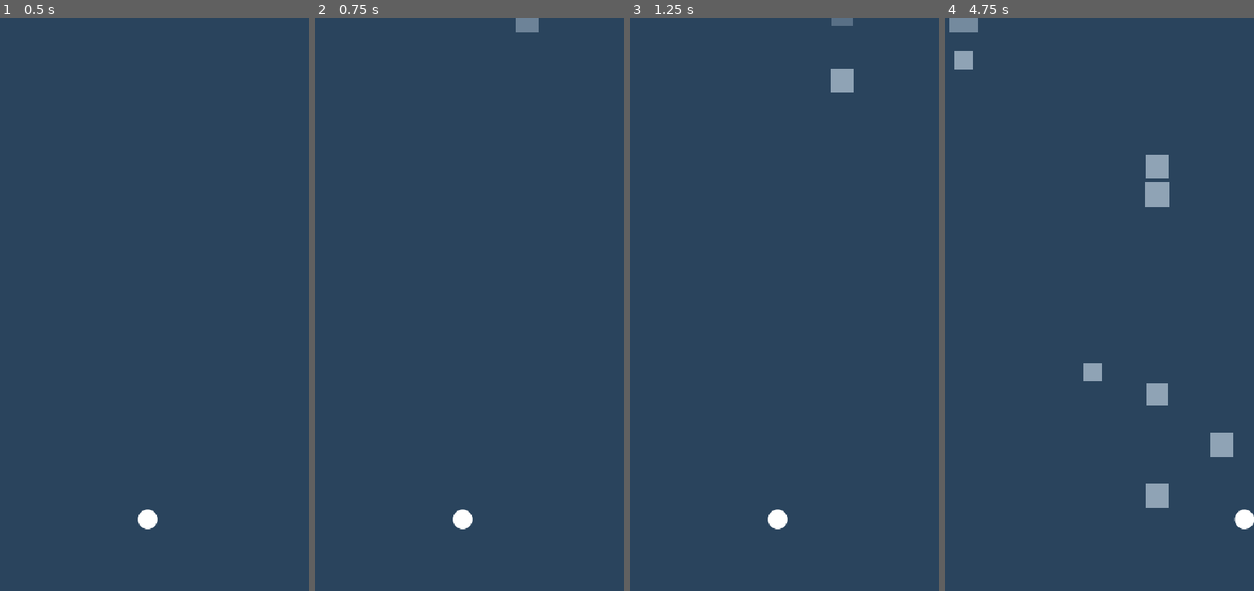
Above: before the commit, frames 1-4 (left to right).
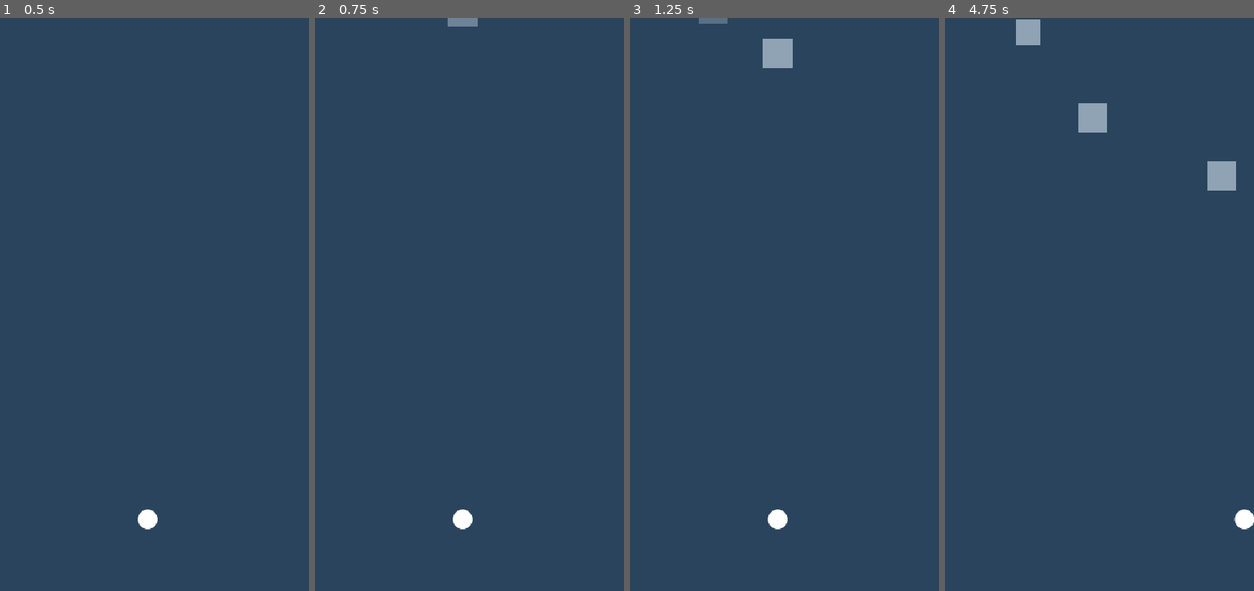
Above: after the commit, the same moments.

Repository: Coleryn/Slipstream
Game: Godot game, scene res://scenes/Main.tscn
The game is run twice, just before and just after one commit, with the same random seed, the same clock (stepped at 60 frames per second) and the same inputs.
Inputs (mouse positions are in pixels of both pictures, inside the frame that each line leads up to):
- Up to frame 1 (0.5 s): no input
- Up to frame 2 (0.75 s): tap Enter at 0.5 s; move the mouse to (534, 275) at 0.52 s; click (534, 275) at 0.67 s
- Up to frame 3 (1.25 s): no input
- Up to frame 4 (4.75 s): drag from (1028, 333) to (1158, 81) at 1.27 s; move the mouse to (1124, 178) at 2.02 s; click (1124, 178) at 2.17 s; drag from (1077, 419) to (1158, 178) at 2.77 s; move the mouse to (1189, 390) at 3.52 s; click (1189, 390) at 3.67 s; drag from (994, 218) to (1223, 373) at 4.27 s

Frame 1 is identical in both runs. In frame 2, 0.3% of the frame differs, in the area x 42-73%, y 0-3%; in frame 3, 1.0%; in frame 4, 3.5%, in the area x 1-95%, y 0-86%.

Commit message:
M5: square-vs-square crashes with slow-mo, shake, square particles and score popup

Diff:
--- a/scenes/Main.tscn
+++ b/scenes/Main.tscn
@@ -1,14 +1,15 @@
-[gd_scene load_steps=8 format=3]
+[gd_scene load_steps=9 format=3]
 
 [ext_resource type="Script" path="res://scripts/Main.gd" id="1_main"]
 [ext_resource type="PackedScene" path="res://scenes/Spawner.tscn" id="2_spawner"]
 [ext_resource type="PackedScene" path="res://scenes/Player.tscn" id="3_player"]
 [ext_resource type="Script" path="res://scripts/Burst.gd" id="4_burst"]
-[ext_resource type="PackedScene" path="res://scenes/GameOver.tscn" id="5_game_over"]
-[ext_resource type="Script" path="res://scripts/FeedbackConfig.gd" id="6_feedback"]
+[ext_resource type="Script" path="res://scripts/Popups.gd" id="5_popups"]
+[ext_resource type="PackedScene" path="res://scenes/GameOver.tscn" id="6_game_over"]
+[ext_resource type="Script" path="res://scripts/FeedbackConfig.gd" id="7_feedback"]
 
 [sub_resource type="Resource" id="Resource_feedback"]
-script = ExtResource("6_feedback")
+script = ExtResource("7_feedback")
 
 [node name="Main" type="Node2D"]
 script = ExtResource("1_main")
@@ -24,4 +25,7 @@
 [node name="Burst" type="Node2D" parent="."]
 script = ExtResource("4_burst")
 
-[node name="GameOver" parent="." instance=ExtResource("5_game_over")]
+[node name="Popups" type="Node2D" parent="."]
+script = ExtResource("5_popups")
+
+[node name="GameOver" parent="." instance=ExtResource("6_game_over")]
--- a/scenes/Square.tscn
+++ b/scenes/Square.tscn
@@ -8,7 +8,7 @@
 
 [node name="Square" type="Area2D"]
 collision_layer = 2
-collision_mask = 0
+collision_mask = 2
 script = ExtResource("1_square")
 
 [node name="CollisionShape2D" type="CollisionShape2D" parent="."]
--- a/scripts/FeedbackConfig.gd
+++ b/scripts/FeedbackConfig.gd
@@ -7,6 +7,12 @@
 @export var shake_enabled: bool = true
 @export_range(0.05, 1.0, 0.01) var shake_duration: float = 0.28
 @export_range(0.0, 24.0, 0.5) var shake_strength: float = 7.0
+@export_range(0.05, 1.0, 0.01) var crash_shake_duration: float = 0.16
+@export_range(0.0, 16.0, 0.5) var crash_shake_strength: float = 3.5
+
+@export_group("Slow motion")
+@export_range(0.05, 1.0, 0.01) var slowmo_scale: float = 0.35
+@export_range(0.05, 1.0, 0.01) var slowmo_duration: float = 0.25
 
 @export_group("Player death")
 @export_range(0.0, 0.5, 0.01) var freeze_frame: float = 0.1
@@ -16,6 +22,13 @@
 @export_range(2.0, 24.0, 1.0) var particle_size: float = 8.0
 @export_range(0.05, 1.0, 0.01) var particle_lifetime: float = 0.38
 
+@export_group("Crash")
+@export_range(0, 32, 1) var crash_particles: int = 8
+@export_range(0.0, 400.0, 10.0) var crash_particle_speed: float = 130.0
+@export_range(0.05, 1.5, 0.01) var popup_lifetime: float = 0.55
+@export_range(0.0, 200.0, 2.0) var popup_rise: float = 46.0
+@export_range(12, 48, 1) var popup_font_size: int = 32
+
 @export_group("Game over UI")
 @export_range(0.0, 0.5, 0.01) var ui_delay: float = 0.12
 @export_range(0.05, 1.0, 0.01) var ui_fade_time: float = 0.2
--- a/scripts/Main.gd
+++ b/scripts/Main.gd
@@ -1,18 +1,23 @@
 extends Node2D
 
-## Root of the game. Owns the run: score ticking, death sequence, restart.
+## Root of the game. Owns the run: score ticking, crashes, death, restart.
 
 @export var feedback: FeedbackConfig
+@export_range(1, 500, 1) var crash_bonus: int = 50
 
 @onready var _camera: Camera2D = $Camera
 @onready var _spawner: Spawner = $Spawner
 @onready var _player: Player = $Player
 @onready var _burst: Burst = $Burst
+@onready var _popups: Popups = $Popups
 @onready var _game_over: GameOver = $GameOver
 
 var _dead: bool = false
 var _score_accumulator: float = 0.0
 var _shake_left: float = 0.0
+var _shake_total: float = 0.0
+var _shake_strength: float = 0.0
+var _slowmo_token: int = 0
 var _death_token: int = 0
 
 
@@ -21,6 +26,7 @@
 		feedback = FeedbackConfig.new()
 	GameState.reset()
 	_player.died.connect(_on_player_died)
+	_spawner.squares_crashed.connect(_on_squares_crashed)
 	_game_over.restart_pressed.connect(_restart)
 
 
@@ -34,11 +40,28 @@
 	draw_rect(Rect2(Vector2.ZERO, get_viewport_rect().size), Palette.BACKGROUND)
 
 
+func _on_squares_crashed(first: Square, second: Square) -> void:
+	if _dead:
+		return
+	var first_color: Color = first.get_draw_color()
+	var second_color: Color = second.get_draw_color()
+	var first_position: Vector2 = first.position
+	var second_position: Vector2 = second.position
+	var impact: Vector2 = (first_position + second_position) * 0.5
+	GameState.score += crash_bonus
+	_burst.emit_burst(first_position, first_color, feedback.crash_particles, feedback.crash_particle_speed, feedback.particle_size, feedback.particle_lifetime)
+	_burst.emit_burst(second_position, second_color, feedback.crash_particles, feedback.crash_particle_speed, feedback.particle_size, feedback.particle_lifetime)
+	_popups.show_text(impact, "+%d" % crash_bonus, feedback.popup_rise, feedback.popup_lifetime, feedback.popup_font_size)
+	_start_shake(feedback.crash_shake_duration, feedback.crash_shake_strength)
+	_start_slowmo()
+
+
 func _on_player_died() -> void:
 	if _dead:
 		return
 	_dead = true
 	_death_token += 1
+	_slowmo_token += 1
 	_spawner.freeze_all()
 	_player.play_death(feedback.player_shrink_time)
 	_burst.emit_burst(_player.position, Palette.PLAYER, feedback.death_particles, feedback.particle_speed, feedback.particle_size, feedback.particle_lifetime)
@@ -52,15 +75,26 @@
 	if token != _death_token:
 		return
 	Engine.time_scale = 1.0
-	_shake_left = feedback.shake_duration
+	_start_shake(feedback.shake_duration, feedback.shake_strength)
 	await get_tree().create_timer(feedback.ui_delay, true, false, true).timeout
 	if token != _death_token:
 		return
 	_game_over.show_result(GameState.score, GameState.high_score, feedback.ui_fade_time)
 
 
+func _start_slowmo() -> void:
+	_slowmo_token += 1
+	var token: int = _slowmo_token
+	Engine.time_scale = feedback.slowmo_scale
+	await get_tree().create_timer(feedback.slowmo_duration, true, false, true).timeout
+	if token != _slowmo_token:
+		return
+	Engine.time_scale = 1.0
+
+
 func _restart() -> void:
 	_death_token += 1
+	_slowmo_token += 1
 	Engine.time_scale = 1.0
 	_dead = false
 	_score_accumulator = 0.0
@@ -68,6 +102,7 @@
 	_camera.offset = Vector2.ZERO
 	_game_over.hide_result()
 	_burst.clear()
+	_popups.clear()
 	GameState.reset()
 	_spawner.reset()
 	_player.reset()
@@ -80,12 +115,20 @@
 		GameState.score += 1
 
 
+func _start_shake(duration: float, strength: float) -> void:
+	if not feedback.shake_enabled:
+		return
+	_shake_left = duration
+	_shake_total = maxf(duration, 0.001)
+	_shake_strength = strength
+
+
 func _update_shake(delta: float) -> void:
 	if _shake_left <= 0.0:
 		return
 	_shake_left = maxf(_shake_left - delta, 0.0)
-	if not feedback.shake_enabled or is_zero_approx(_shake_left):
+	if is_zero_approx(_shake_left):
 		_camera.offset = Vector2.ZERO
 		return
-	var falloff: float = _shake_left / maxf(feedback.shake_duration, 0.001)
-	_camera.offset = Vector2(randf_range(-1.0, 1.0), randf_range(-1.0, 1.0)) * feedback.shake_strength * falloff
+	var falloff: float = _shake_left / _shake_total
+	_camera.offset = Vector2(randf_range(-1.0, 1.0), randf_range(-1.0, 1.0)) * _shake_strength * falloff
--- /dev/null
+++ b/scripts/Popups.gd
@@ -0,0 +1,67 @@
+class_name Popups
+extends Node2D
+
+## Floating score text. Reused by every crash, no nodes are created per event.
+
+const FONT: Font = preload("res://assets/fonts/Nunito-Bold.ttf")
+
+var _texts: Array[String] = []
+var _positions: Array[Vector2] = []
+var _ages: Array[float] = []
+var _lives: Array[float] = []
+var _rises: Array[float] = []
+var _sizes: Array[int] = []
+
+
+func show_text(origin: Vector2, text: String, rise: float, lifetime: float, font_size: int) -> void:
+	_texts.append(text)
+	_positions.append(origin - global_position)
+	_ages.append(0.0)
+	_lives.append(maxf(lifetime, 0.05))
+	_rises.append(rise)
+	_sizes.append(font_size)
+	set_process(true)
+	queue_redraw()
+
+
+func clear() -> void:
+	_texts.clear()
+	_positions.clear()
+	_ages.clear()
+	_lives.clear()
+	_rises.clear()
+	_sizes.clear()
+	set_process(false)
+	queue_redraw()
+
+
+func _process(delta: float) -> void:
+	if _ages.is_empty():
+		set_process(false)
+		queue_redraw()
+		return
+	var i: int = _ages.size() - 1
+	while i >= 0:
+		_ages[i] += delta
+		if _ages[i] >= _lives[i]:
+			_remove_at(i)
+		i -= 1
+	queue_redraw()
+
+
+func _draw() -> void:
+	for i in _texts.size():
+		var t: float = clampf(_ages[i] / _lives[i], 0.0, 1.0)
+		var font_size: int = _sizes[i]
+		var width: float = FONT.get_string_size(_texts[i], HORIZONTAL_ALIGNMENT_LEFT, -1, font_size).x
+		var pos: Vector2 = _positions[i] + Vector2(-width * 0.5, -_rises[i] * t)
+		draw_string(FONT, pos, _texts[i], HORIZONTAL_ALIGNMENT_LEFT, -1, font_size, Color(Palette.TEXT, 1.0 - t * t))
+
+
+func _remove_at(index: int) -> void:
+	_texts.remove_at(index)
+	_positions.remove_at(index)
+	_ages.remove_at(index)
+	_lives.remove_at(index)
+	_rises.remove_at(index)
+	_sizes.remove_at(index)
--- a/scripts/Spawner.gd
+++ b/scripts/Spawner.gd
@@ -2,6 +2,8 @@
 extends Node2D
 
 ## Spawns squares from a pool, spread across vertical lanes.
+
+signal squares_crashed(first: Square, second: Square)
 
 const SQUARE_SCENE: PackedScene = preload("res://scenes/Square.tscn")
 
@@ -18,6 +20,11 @@
 @export_group("Timing")
 @export_range(0.1, 3.0, 0.05) var spawn_interval: float = 0.55
 @export_range(0.0, 1.0, 0.01) var interval_variation: float = 0.2
+
+@export_group("Crash setup")
+@export_range(0.0, 1.0, 0.01) var crash_chance: float = 0.25
+@export_range(20.0, 400.0, 5.0) var crash_speed_delta: float = 130.0
+@export_range(40.0, 400.0, 5.0) var crash_gap: float = 150.0
 
 var _pool: Array[Square] = []
 var _timer: float = 0.0
@@ -54,14 +61,44 @@
 
 
 func _spawn() -> void:
+	var lane_width: float = get_viewport_rect().size.x / float(lane_count)
+	var lane: int = randi_range(0, lane_count - 1)
+	var x: float = lane_width * (float(lane) + 0.5)
+	if randf() < crash_chance:
+		_spawn_crash_pair(x)
+	else:
+		_spawn_single(x)
+
+
+func _spawn_single(x: float) -> void:
 	var square: Square = _acquire()
 	if square == null:
 		return
 	var square_size: float = randf_range(minf(min_size, max_size), maxf(min_size, max_size))
-	var lane_width: float = get_viewport_rect().size.x / float(lane_count)
-	var lane: int = randi_range(0, lane_count - 1)
-	square.position = Vector2(lane_width * (float(lane) + 0.5), -square_size * 0.5 - spawn_margin)
-	square.activate(square_size, randf_range(minf(min_speed, max_speed), maxf(min_speed, max_speed)), Square.Type.NORMAL, Palette.SQUARE_NORMAL)
+	var square_speed: float = randf_range(minf(min_speed, max_speed), maxf(min_speed, max_speed))
+	_place(square, x, -square_size * 0.5 - spawn_margin, square_size, square_speed)
+
+
+func _spawn_crash_pair(x: float) -> void:
+	var slow: Square = _acquire()
+	if slow == null:
+		return
+	var fast: Square = _acquire()
+	if fast == null:
+		var fallback_size: float = randf_range(minf(min_size, max_size), maxf(min_size, max_size))
+		_place(slow, x, -fallback_size * 0.5 - spawn_margin, fallback_size, randf_range(minf(min_speed, max_speed), maxf(min_speed, max_speed)))
+		return
+	var slow_size: float = randf_range(minf(min_size, max_size), maxf(min_size, max_size))
+	var fast_size: float = randf_range(minf(min_size, max_size), maxf(min_size, max_size))
+	var slow_speed: float = randf_range(minf(min_speed, max_speed), maxf(min_speed, max_speed) * 0.6)
+	var slow_y: float = -slow_size * 0.5 - spawn_margin
+	_place(slow, x, slow_y, slow_size, slow_speed)
+	_place(fast, x, slow_y - crash_gap - fast_size * 0.5, fast_size, slow_speed + crash_speed_delta)
+
+
+func _place(square: Square, x: float, y: float, square_size: float, square_speed: float) -> void:
+	square.position = Vector2(x, y)
+	square.activate(square_size, square_speed, Square.Type.NORMAL, Palette.SQUARE_NORMAL)
 
 
 func _acquire() -> Square:
@@ -71,11 +108,28 @@
 	if square == null:
 		return null
 	square.escaped.connect(_recycle)
+	square.crashed.connect(_on_square_crashed)
 	add_child(square)
 	return square
 
 
+func _on_square_crashed(first: Square, second: Square) -> void:
+	if first == second:
+		return
+	if first.is_crashing() or second.is_crashing():
+		return
+	if not first.visible or not second.visible:
+		return
+	first.begin_crash()
+	second.begin_crash()
+	squares_crashed.emit(first, second)
+	_recycle(first)
+	_recycle(second)
+
+
 func _recycle(square: Square) -> void:
+	if not square.visible:
+		return
 	square.deactivate()
 	_pool.push_back(square)
 
--- a/scripts/Square.gd
+++ b/scripts/Square.gd
@@ -4,6 +4,7 @@
 ## A falling square. Driven entirely by the Spawner: pooled, reused, never freed.
 
 signal escaped(square: Square)
+signal crashed(first: Square, second: Square)
 
 enum Type { NORMAL, FAST, GOLD }
 
@@ -15,6 +16,11 @@
 
 var _color: Color = Palette.SQUARE_NORMAL
 var _appear: float = 0.0
+var _crashing: bool = false
+
+
+func _ready() -> void:
+	area_entered.connect(_on_area_entered)
 
 
 func activate(in_size: float, in_speed: float, in_type: Type, in_color: Color) -> void:
@@ -23,7 +29,9 @@
 	type = in_type
 	_color = in_color
 	_appear = 0.0
+	_crashing = false
 	show()
+	set_deferred("monitoring", true)
 	set_deferred("monitorable", true)
 	set_process(true)
 	_sync_shape()
@@ -33,7 +41,20 @@
 func deactivate() -> void:
 	hide()
 	set_process(false)
+	set_deferred("monitoring", false)
 	set_deferred("monitorable", false)
+
+
+func is_crashing() -> bool:
+	return _crashing
+
+
+func begin_crash() -> void:
+	_crashing = true
+
+
+func get_draw_color() -> Color:
+	return _color
 
 
 func _process(delta: float) -> void:
@@ -50,6 +71,15 @@
 	draw_rect(Rect2(Vector2(-half, -half), Vector2(size, size)), Color(_color, _appear))
 
 
+func _on_area_entered(area: Area2D) -> void:
+	if _crashing:
+		return
+	var other := area as Square
+	if other == null or other == self:
+		return
+	crashed.emit(self, other)
+
+
 func _sync_shape() -> void:
 	var shape_node := get_node_or_null("CollisionShape2D") as CollisionShape2D
 	if shape_node == null:
Not shown, added: scripts/Popups.gd.uid
